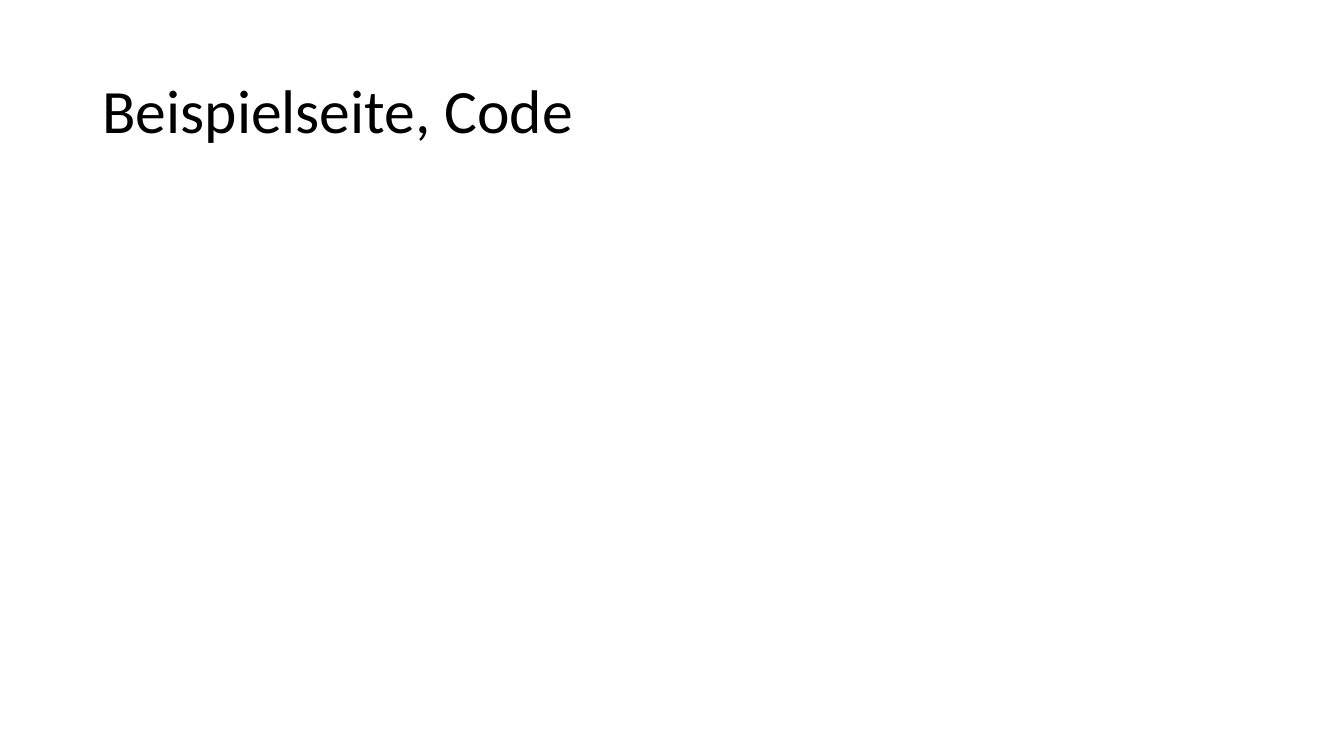
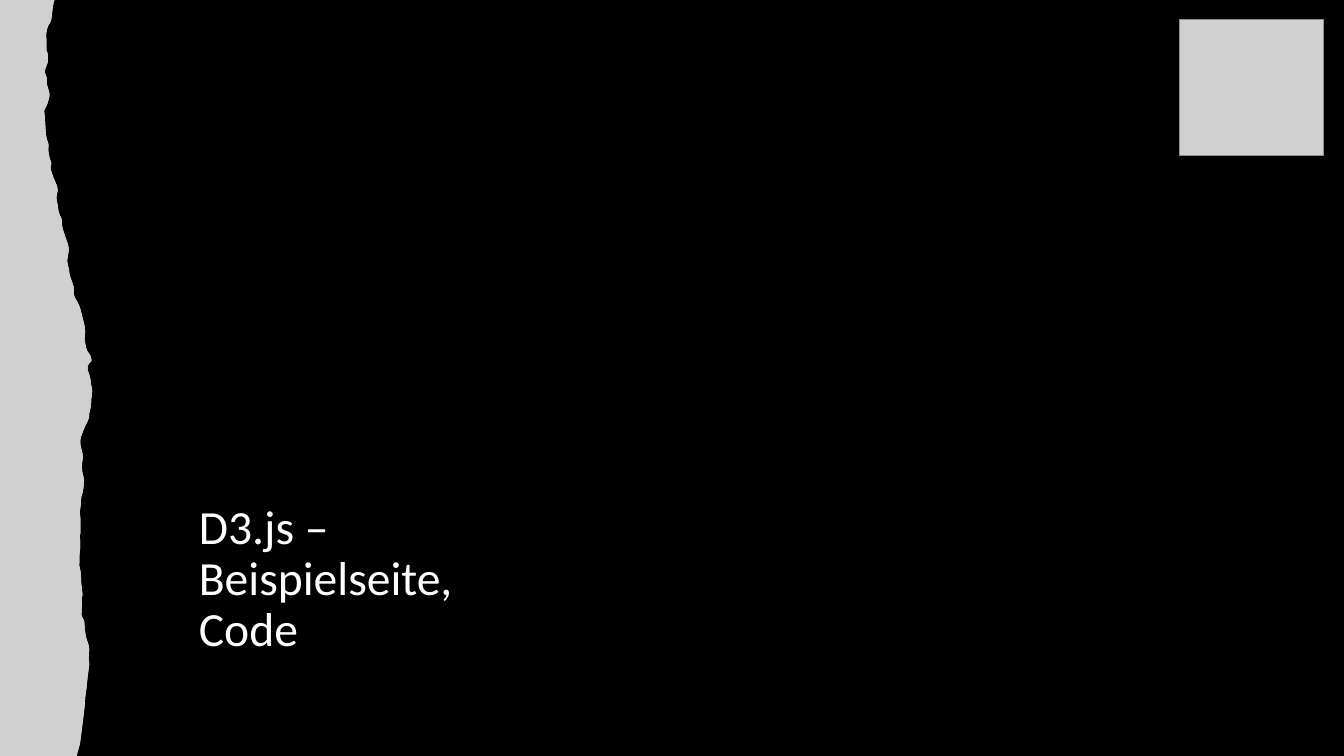
Before and after one commit to anna-staub/leiterlispiel, a slide deck: slide 5 of documents/JavaScript_Libraries/Gruppe_C_Praesentation_JSLibraries.pptx. Drawn at 1344x756 pixels with LibreOffice and Linux fonts; fonts in the diff are those of the drawing; grey boxes stand for pictures. Boxes give left, top, right and bottom in pixels: in the first picture for what was removed or moved away, otherwise in the second. Text is boxed around its words. In the diff, an @@ line names an element or a change of style, - is before the commit and + after.

```diff
--- a/documents/JavaScript_Libraries/Gruppe_C_Praesentation_JSLibraries.pptx
+++ b/documents/JavaScript_Libraries/Gruppe_C_Praesentation_JSLibraries.pptx
@@ background #FFFFFF to #000000 @@
@@ freeform shape added at [1, 0, 92, 756], fill #FFFFFF @@
@@ picture added at [1, 0, 92, 756] @@
@@ picture added at [1181, 19, 1325, 155] @@
@@ title "D3.js – Beispielseite, Code" at [199, 511, 452, 647]: vertical alignment middle to bottom @@
@@ title at [199, 511, 452, 647]: text changed; size 44 to 34 pt; text colour #000000 to #FFFFFF @@
-Beispielseite, Code
+D3.js – Beispielseite, Code
```
Also in this commit, not shown: 8 other slides changed, 2 slides added, 1 slide removed, 3 other files.
